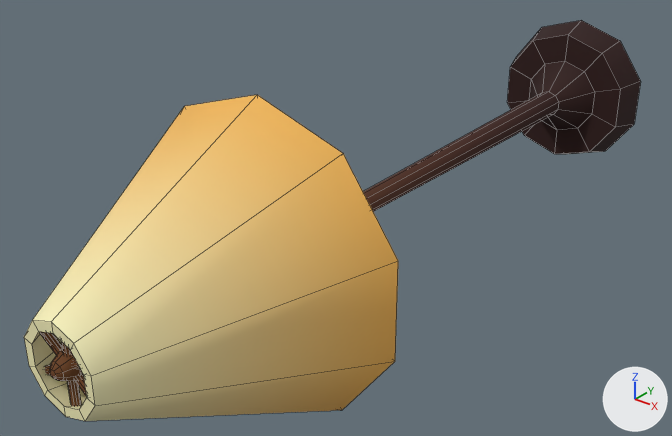
Two versions of the FBX model VR Interactions/Assets/Models/Level1/FloorLamp.fbx, one commit apart.
Before and after are seen from a camera (50 mm lens) standing at (1.37, -3.11, 1.07) and looking at (-0.1, -1.27, -0.08). Lighting does not change. The marker at lower right points along +X, +Y and +Z. Mesh edges are drawn as thin lines. Where no turn or scale is listed for an object, it has been applied to the vertices.
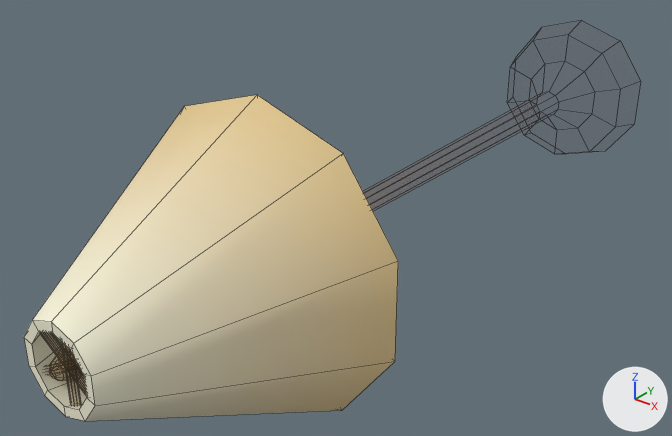
The newer file is also turned or shifted as a whole; pictures and numbers use the older file's frame.

Diff of the bpy script that builds the scene:
```diff
--- a/VR Interactions/Assets/Models/Level1/FloorLamp.fbx.py
+++ b/VR Interactions/Assets/Models/Level1/FloorLamp.fbx.py
@@ img_colorpalatte_png @@
-img_colorpalatte_png = load_image('colorpalatte.png', '../../materials/texturemaps/colorpalatte.png', 2994, 894, 'sRGB')
+img_colorpalatte_png = load_image('colorpalatte.png', '../../materials/texturemaps/colorpalatte.png', 2994, 894, 'Non-Color')
@@ mat_material @@
 n0 = _N.new('ShaderNodeBsdfPrincipled'); n0.name = 'Principled BSDF'
 n2.image = img_colorpalatte_png
+n3 = _N.new('ShaderNodeTexImage'); n3.name = 'Image Texture.001'
+n3.image = img_colorpalatte_png
 _L.new(n2.outputs[0], n0.inputs[0])  # 'Color' to 'Base Color'
 _L.new(n0.outputs[0], n1.inputs[0])  # 'BSDF' to 'Surface'
+_L.new(n3.outputs[0], n0.inputs[4])  # 'Color' to 'Alpha'
```

Boxes (x1, y1, x2, y2) around the edits, measured in the pictures (672 x 436 px):
'Cylinder', surface changed (orange to beige): (24, 20, 641, 421) in both
